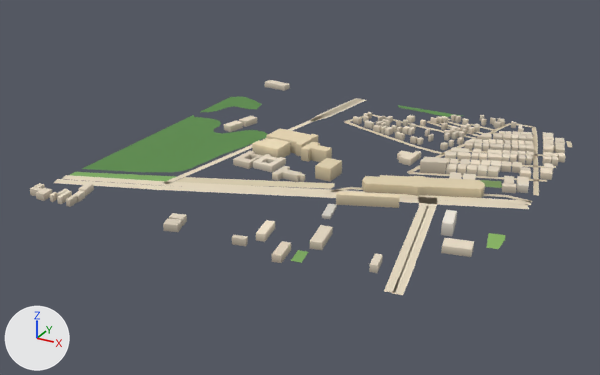
An edit to the glTF model public/assets/bengaluru-region-v1/tiles/t11_1-l1.glb, drawn before and after from the same camera.
Rendered twice from a 50 mm lens placed at (6178.0, -99.0, 383.0), pointed at (5728.0, 720.0, -26.0). Lighting does not change. The marker at lower left points along +X, +Y and +Z. The older version comes first.

In view in the first picture: 'building', 'ground'.
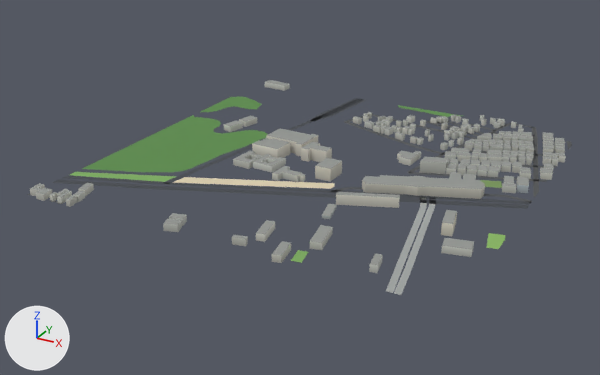
What differs and where, as boxes [x1, y1, x2, y2] in the pictures (600 x 375 px; the box of a moved part takes in the faces that stretch with it):
'ground', reshaped: before [54, 97, 572, 295]; after [27, 97, 572, 295]
part 1 of me_building, recoloured: [30, 80, 565, 273] in both
part 2 of me_ground, rebuilt (8% shorter): before [164, 182, 332, 194]; after [164, 182, 332, 193]
part 3 of me_ground, rebuilt (17% shorter): before [62, 175, 166, 186]; after [63, 176, 166, 185]
part 4 of me_ground, rebuilt: before [432, 196, 531, 205]; after [432, 196, 531, 204]
part 5 of me_ground, moved or reshaped: before [54, 179, 547, 295]; after [27, 179, 547, 295]
part 6 of me_ground, moved or reshaped: [319, 98, 366, 122] in both
part 7 of me_ground, moved or reshaped: before [535, 141, 572, 168]; after [536, 141, 572, 168]
part 8 of me_ground, recoloured: [166, 99, 544, 209] in both

What changed in the scene script:
```text
Change me_building:
    used by ob_building; location = (5500.0, 500.0, 0.0)
    remove me_building.from_pydata(...)  # 1518 vertices, 1933 faces; spans x 0.0..505.0, y -2.0..502.0, z 0.0..16.0
    add me_building.from_pydata(...)  # 1518 vertices, 2348 faces; spans x 0.0..505.0, y -2.0..502.0, z 0.0..16.0
    me_building part 1: 1933 kept faces spanning x 0.0..505.0, y -2.0..502.0, z 0.0..16.0 get new vertex colours
    edits to the shape of me_building do not show in these pictures
Change me_ground:
    used by ob_ground; location = (5500.0, 500.0, 0.0)
    remove me_ground.from_pydata(...)  # 613 vertices, 567 faces; spans x -2.0..503.0, y -1.0..503.0, z 1.0
    add me_ground.from_pydata(...)  # 629 vertices, 579 faces; spans x 0.0..500.0, y 0.0..500.0, z 1.0
    me_ground part 2: the loose piece of 14 vertices spanning x 114.0..297.0, y 94.0..177.0, z 1.0 is rebuilt with 14 vertices and now spans x 115.0..296.0, y 96.0..175.0, z 1.0
    me_ground part 3: the loose piece of 12 vertices spanning x -2.0..118.0, y 52.0..105.0, z 1.0 is rebuilt with 12 vertices and now spans x 0.0..117.0, y 54.0..103.0, z 1.0
    me_ground part 4: the loose piece of 10 vertices spanning x 398.0..502.0, y 205.0..255.0, z 1.0 is rebuilt with 10 vertices and now spans x 399.0..500.0, y 208.0..253.0, z 1.0
    me_ground part 5: 33 vertices moved from x 49.0..502.0, y 56.0..317.0, z 1.0 to x 49.0..500.0, y 56.0..323.0, z 1.0; 73 vertices removed from x -2.0..503.0, y -1.0..323.0, z 1.0; 83 vertices added at x 0.0..500.0, y 0.0..317.0, z 1.0
    me_ground part 6: 12 vertices moved from x 161.0..208.0, y 396.0..471.0, z 1.0 to x 161.0..208.0, y 396.0..482.0, z 1.0; 4 vertices removed from x 165.0..178.0, y 467.0..501.0, z 1.0; 4 vertices added at x 166.0..178.0, y 474.0..500.0, z 1.0
    me_ground part 7: 1 vertex moved from x 501.0, y 365.0, z 1.0 to x 500.0, y 371.0, z 1.0; 5 vertices removed from x 497.0..503.0, y 370.0..445.0, z 1.0; 9 vertices added at x 488.0..500.0, y 364.0..454.0, z 1.0
    me_ground part 8: 226 kept faces spanning x 113.0..500.0, y 99.0..500.0, z 1.0 get new vertex colours; the middle colour goes from beige #d7c9ae to dark grey #535556
    other edits to the shape of me_ground do not show in these pictures
```
